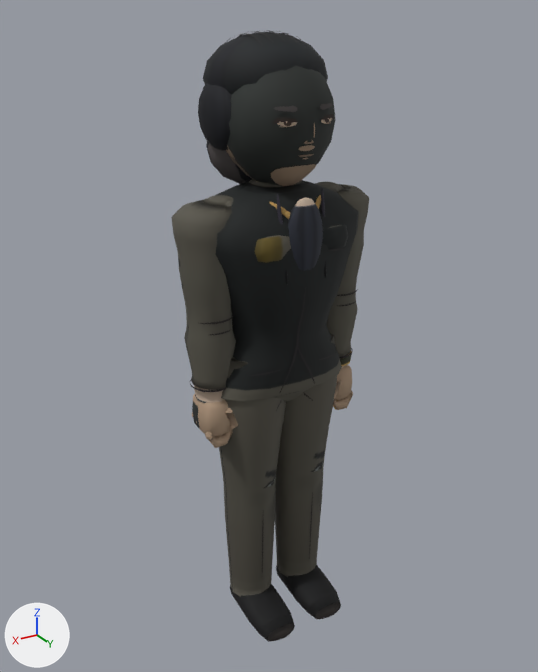
The glTF model assets/models/yuwoosung_a.glb as it was, and as the next commit left it.
The view is the same before and after, from a 50 mm camera at (1.154, 1.887, 1.967) aimed at (0.005, -0.03, 1.009). Lighting does not change. The marker at lower left points along +X, +Y and +Z. The first picture is the older version. Vertices at exactly the same position are counted once.

Objects in the first picture: 'Body'.
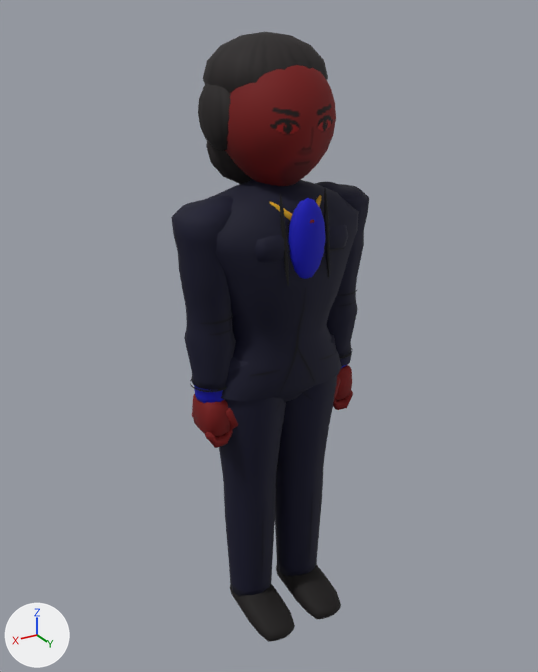
Changed parts and their boxes [x1, y1, x2, y2] in the pictures (538 x 672 px; the box of a moved part takes in the faces that stretch with it):
'Body', reshaped
    before: [171, 30, 369, 642]
    after: [171, 32, 369, 642]
part 1 of me_mesh_0, deleted
    before: [272, 104, 335, 159]
part 2 of me_mesh_0, moved or reshaped
    before: [224, 30, 335, 285]
    after: [225, 65, 336, 287]
part 3 of me_mesh_0, recoloured (darker)
    both: [171, 32, 369, 599]

Patch to the scene script:
```diff
--- a/assets/models/yuwoosung_a.glb.py
+++ b/assets/models/yuwoosung_a.glb.py
@@ me_mesh_0 @@
 # used by ob_body; location = (0.0, 0.0, 0.0)
-me_mesh_0.from_pydata(...)  # 5071 vertices, 9140 faces; spans x -0.33..0.33, y -0.23..0.23, z -0.03..1.93
+me_mesh_0.from_pydata(...)  # 4159 vertices, 7744 faces; spans x -0.33..0.33, y -0.23..0.23, z -0.03..1.93
+# me_mesh_0 part 1: 18 loose pieces with 774 vertices, spanning x -0.1..0.1, y 0.15..0.18, z 1.6..1.75, are deleted
+# me_mesh_0 part 2: 196 vertices moved from x -0.14..0.14, y -0.16..0.18, z 1.25..1.81 to x -0.14..0.14, y -0.16..0.2, z 1.25..1.81; 574 vertices removed from x -0.16..0.16, y -0.22..0.19, z 1.26..1.93; 436 vertices added at x -0.17..0.17, y -0.17..0.2, z 1.26..1.88
+# me_mesh_0 part 3: 6649 kept faces spanning x -0.33..0.33, y -0.23..0.23, z -0.03..1.93 get new vertex colours
+# other edits to the shape of me_mesh_0 do not show in these pictures
 me_mesh_0.materials.append(mat_material_0)
```
